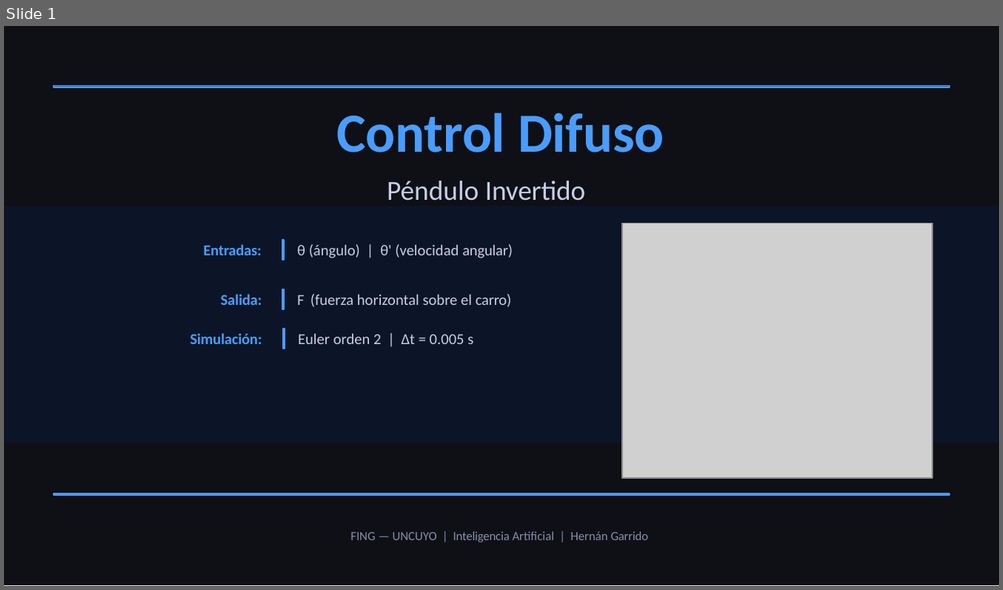
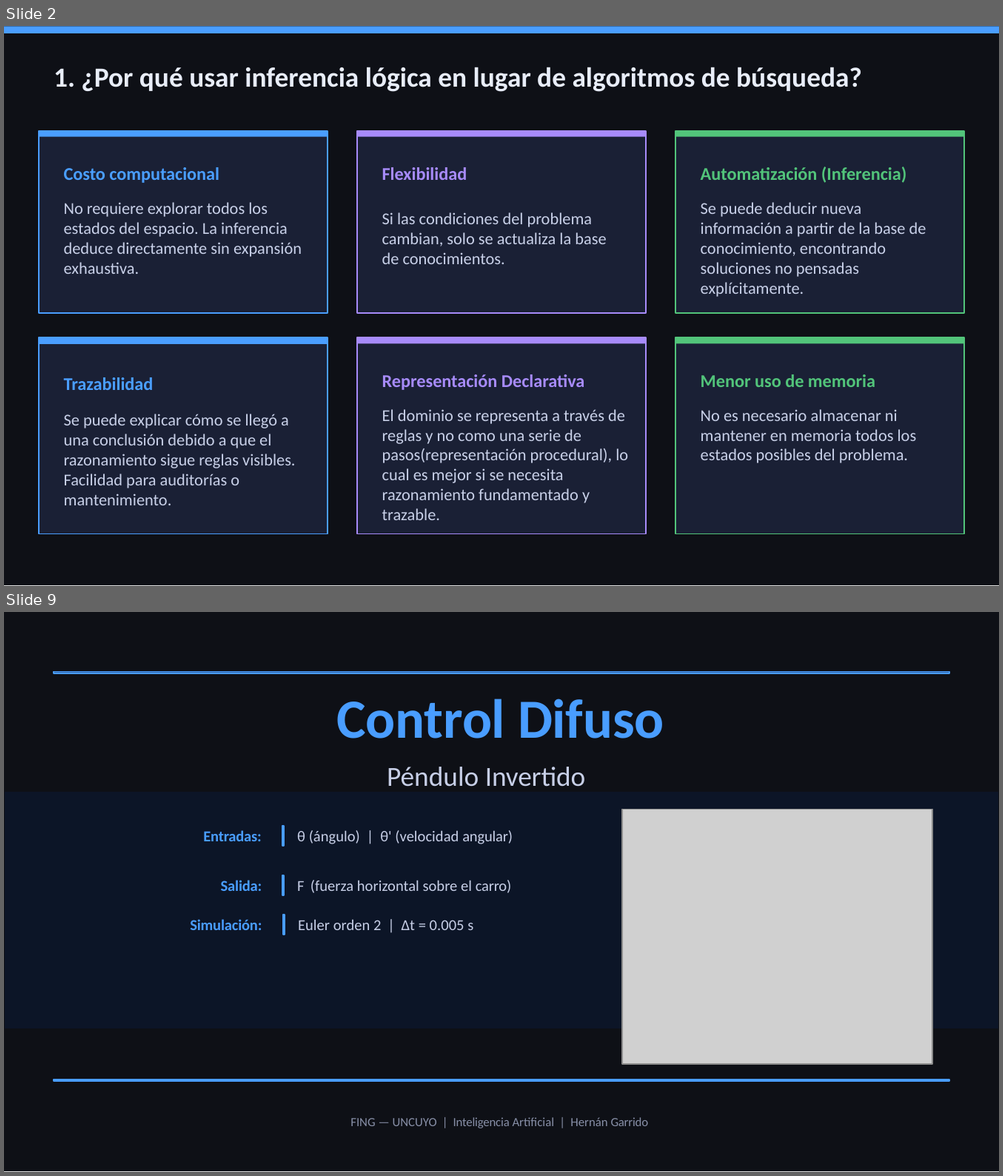
Before and after one commit to Juan-Stella/IA2, a slide deck: Unidad 2/Codigos_Juan/pendulo_fam.pptx. Shown one above the other, each under a label of ours: slide 1 before the commit, slides 2 and 9 after it; the slides between them are not shown. The pictures are 1003x590 and 1003x1176 pixels, drawn with LibreOffice and Linux fonts; fonts in the diff are those of the drawing; grey boxes stand for pictures. Boxes give left, top, right and bottom in pixels: in the first picture for what was removed or moved away, otherwise in the second. Text is boxed around its words. In the diff, an @@ line names an element or a change of style, - is before the commit and + after.

```diff
--- a/Unidad 2/Codigos_Juan/pendulo_fam.pptx
+++ b/Unidad 2/Codigos_Juan/pendulo_fam.pptx
@@ slide 2 added at (4,26,999,586), background #FFFFFF; not listed: 1 template element that a slide beside it also shows @@
@@ rectangle added at (4,26,999,33), fill #4A9EFF @@
@@ text added at (54,67,862,92), 20 pt, text #E8EDF8, bold @@
+1. ¿Por qué usar inferencia lógica en lugar de algoritmos de búsqueda?
@@ rectangle added at (39,130,327,312), fill #1A2035, outline #4A9EFF 1 pt @@
@@ rectangle added at (39,130,327,136), fill #4A9EFF @@
@@ rectangle added at (357,130,646,312), fill #1A2035, outline #A78BFA 1 pt @@
@@ rectangle added at (357,130,646,136), fill #A78BFA @@
@@ rectangle added at (675,130,964,312), fill #1A2035, outline #52C47A 1 pt @@
@@ rectangle added at (675,130,964,136), fill #52C47A @@
@@ text added at (64,167,219,183), 13 pt, text #4A9EFF, bold @@
+Costo computacional
@@ text added at (382,167,467,180), 13 pt, text #A78BFA, bold @@
+Flexibilidad
@@ text added at (700,167,906,183), 13 pt, text #52C47A, bold @@
+Automatización (Inferencia)
@@ text added at (64,202,301,274), 12 pt, text #C8D0E8 @@
+No requiere explorar todos los estados del espacio. La inferencia deduce directamente sin expansión exhaustiva.
@@ text added at (700,202,926,297), 12 pt, text #C8D0E8 @@
+Se puede deducir nueva información a partir de la base de conocimiento, encontrando soluciones no pensadas explícitamente.
@@ text added at (382,212,606,264), 12 pt, text #C8D0E8 @@
+Si las condiciones del problema cambian, solo se actualiza la base de conocimientos.
@@ rectangle added at (39,338,327,533), fill #1A2035, outline #4A9EFF 1 pt @@
@@ rectangle added at (39,338,327,343), fill #4A9EFF @@
@@ rectangle added at (357,338,646,533), fill #1A2035, outline #A78BFA 1 pt @@
@@ rectangle added at (357,338,646,343), fill #A78BFA @@
@@ rectangle added at (675,338,964,533), fill #1A2035, outline #52C47A 1 pt @@
@@ rectangle added at (675,338,964,343), fill #52C47A @@
@@ text added at (64,378,153,390), 13 pt, text #4A9EFF, bold @@
+Trazabilidad
@@ text added at (382,375,585,390), 13 pt, text #A78BFA, bold @@
+Representación Declarativa
@@ text added at (700,375,875,387), 13 pt, text #52C47A, bold @@
+Menor uso de memoria
@@ text added at (64,414,295,506), 12 pt, text #C8D0E8 @@
+Se puede explicar cómo se llegó a una conclusión debido a que el razonamiento sigue reglas visibles. Facilidad para auditorías o mantenimiento.
@@ text added at (382,409,628,520), 12 pt, text #C8D0E8 @@
+El dominio se representa a través de reglas y no como una serie de pasos(representación procedural), lo cual es mejor si se necesita razonamiento fundamentado y trazable.
@@ text added at (700,409,916,463), 12 pt, text #C8D0E8 @@
+No es necesario almacenar ni mantener en memoria todos los estados posibles del problema.
@@ what was slide 1 is now slide 9 @@
```
Also in this commit, not shown: 1 slide changed, 10 other slides added, 3 other files.
